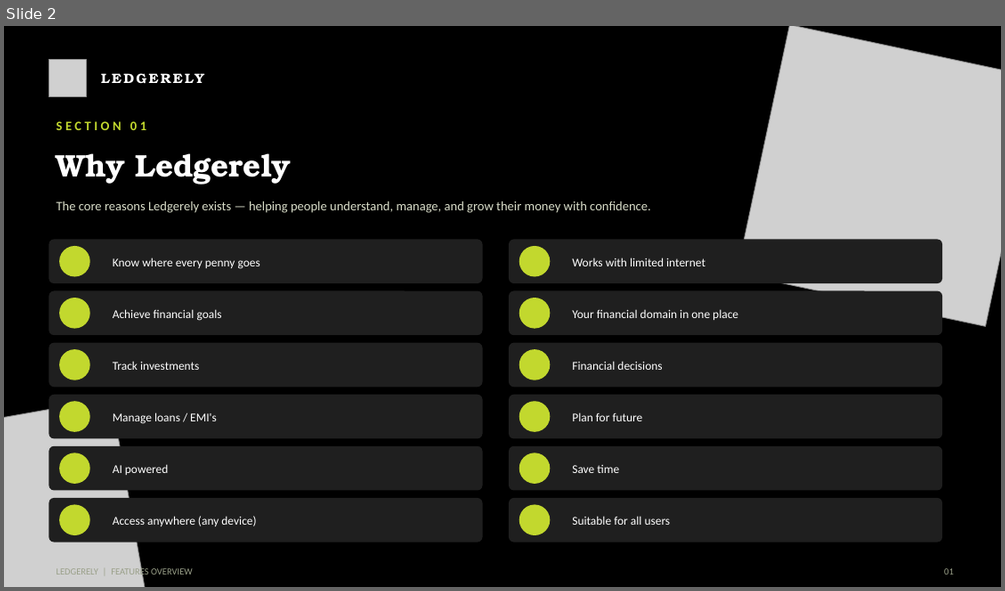
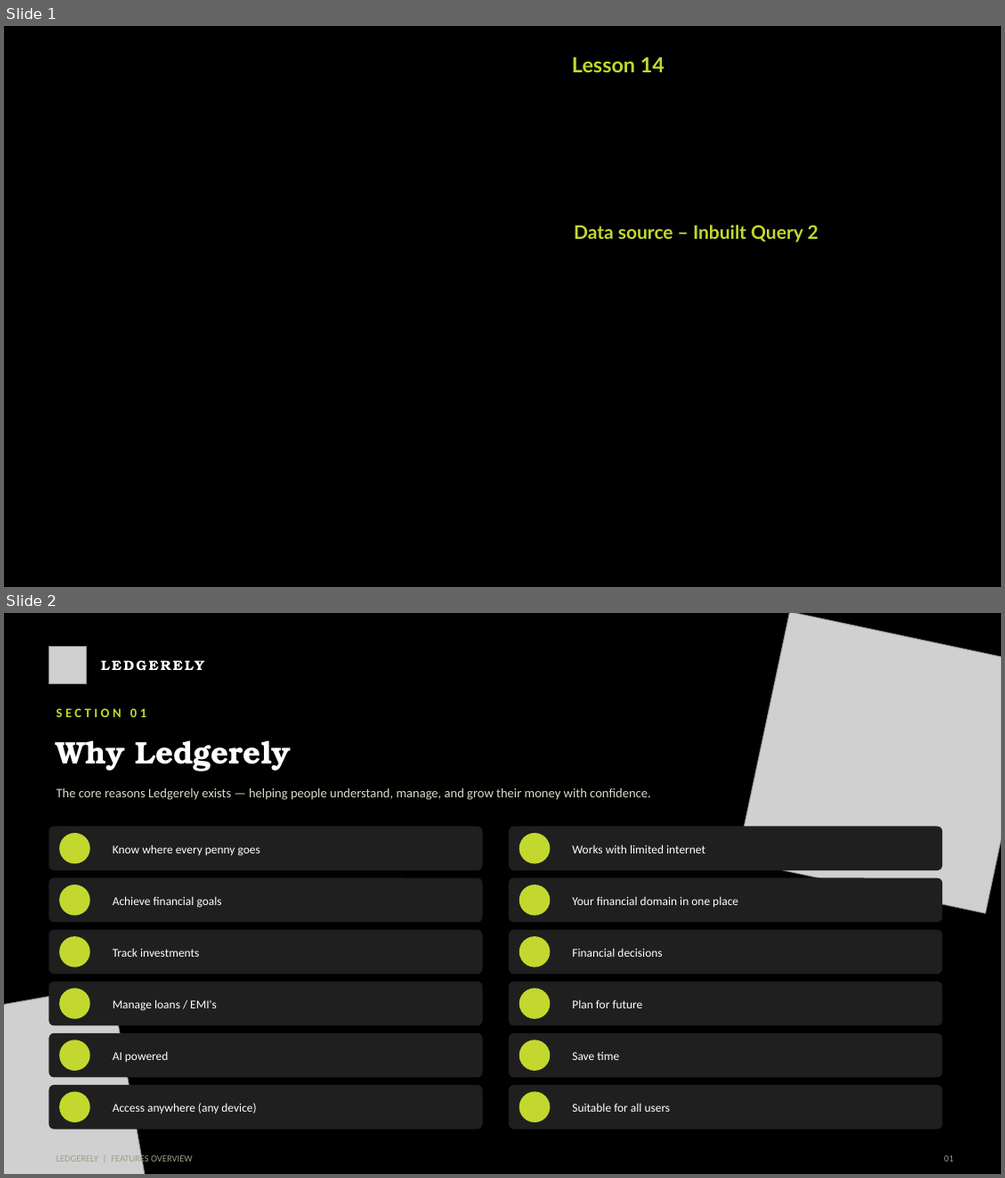
Before and after one commit to bharani-palani/ledgerely, a slide deck: LedgerelyTutorGuide.pptx. Shown one above the other, each under a label of ours: slide 2 before the commit, slides 1 and 2 after it. The pictures are 1005x591 and 1005x1178 pixels, drawn with LibreOffice and Linux fonts; fonts in the diff are those of the drawing; grey boxes stand for pictures; background and template pictures are left out. Boxes give left, top, right and bottom in pixels: in the first picture for what was removed or moved away, otherwise in the second. Text is boxed around its words. In the diff, an @@ line names an element or a change of style, - is before the commit and + after.

```diff
--- a/LedgerelyTutorGuide.pptx
+++ b/LedgerelyTutorGuide.pptx
@@ slide 1 added at (4,26,1001,587), background picture (left out) @@
@@ text added at (572,57,664,72), 20 pt, text #C2D82E, bold @@
+Lesson 14
@@ text added at (574,224,818,242), 18 pt, text #C2D82E, bold @@
+Data source – Inbuilt Query 2
```
Also in this commit, not shown: 1 slide removed, 34 other files.
